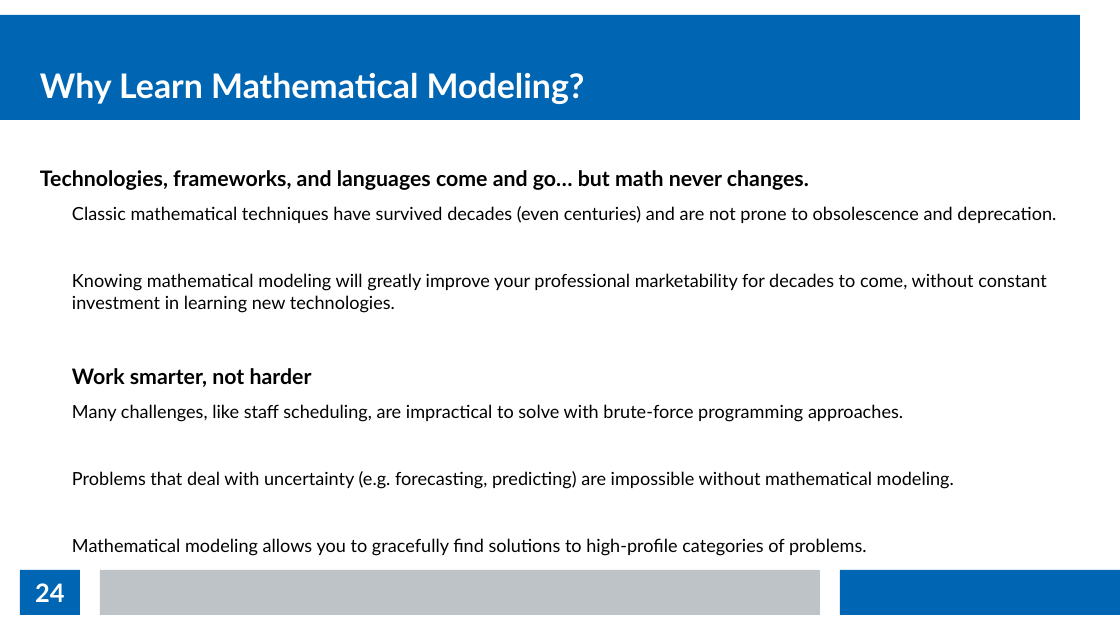
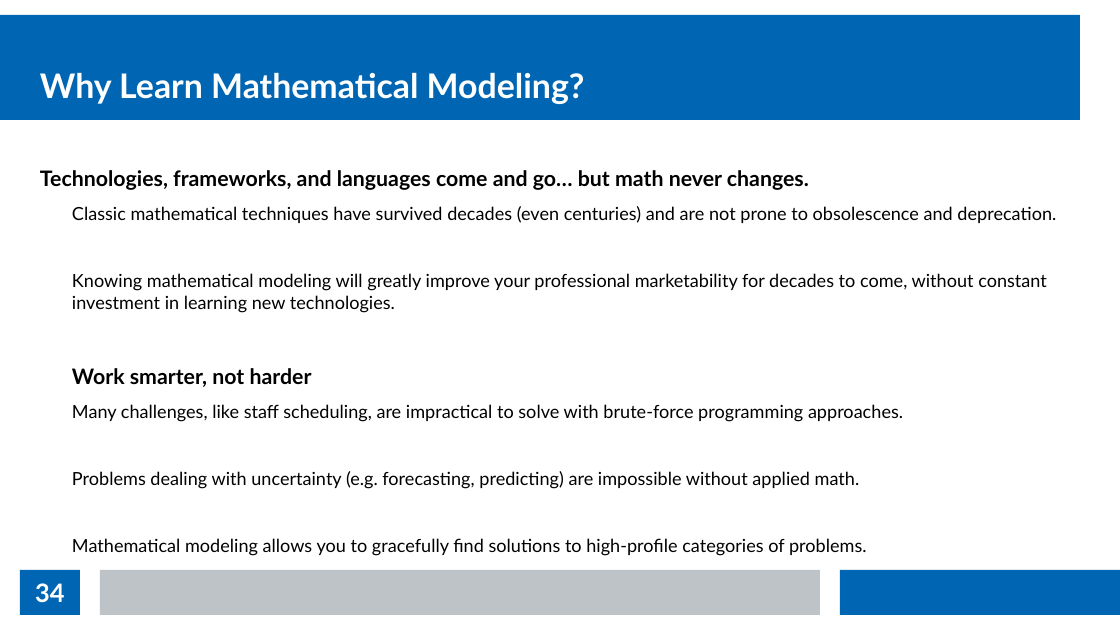
Before and after one commit to thomasnield/kotlin_data_science_talk_ChicagoJUG, a slide deck: slide 34 of kotlin_data_science_talk_chijug_slides.odp (slide 24 before the commit). Drawn at 1120x630 pixels with LibreOffice and Linux fonts; fonts in the diff are those of the drawing. Boxes give left, top, right and bottom in pixels: in the first picture for what was removed or moved away, otherwise in the second. Text is boxed around its words. In the diff, an @@ line names an element or a change of style, - is before the commit and + after.

Commit message:
add monty hall problem

```diff
--- a/kotlin_data_science_talk_chijug_slides.odp
+++ b/kotlin_data_science_talk_chijug_slides.odp
@@ text at (x1=72, y1=471, x2=860, y2=489): text changed @@
-  Problems that deal with uncertainty (e.g. forecasting, predicting) are impossible without mathematical modeling.
+  Problems dealing with uncertainty (e.g. forecasting, predicting) are impossible without applied math.
@@ page number at (x1=35, y1=583, x2=64, y2=603): text changed @@
-24
+34
```
Also in this commit, not shown: 1 other slide changed, 10 slides added, 1 slide removed.
